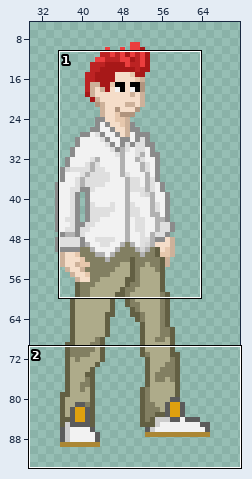
Two states of a sprite sheet, sprites/spr_player_stand/d5920777-85da-4934-abf5-fcc792353fb1.png. Above, an overview of the earlier version with the close-up marked.
Close-up. Old version:
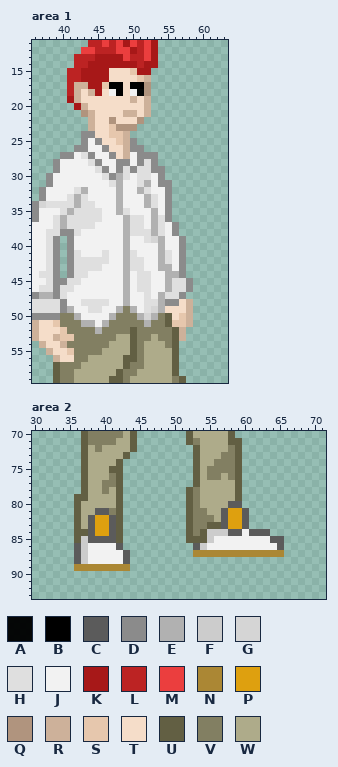
The file is 100x100 pixels. Pixels under 10% opacity are left out. Colours within 5 levels of each other are drawn and written as one. Shown: area 1: x 36..63, y 11..59; area 2: x 30..71, y 70..93. The wide view leaves out empty margins.
Palette (. is transparent): A #000000f6  B #000000  C #5b5b5b  D #8b8b8b  E #b1b1b1  F #cccccc  G #d5d5d5  H #dfdfdf  J #f2f2f2  K #a71818  L #bc2323  M #eb3e3e  N #ab8734  P #dea00f  Q #b0947e  R #cdb19a  S #e6c7ad  T #f5ddc9  U #625f43  V #827f62  W #aeab8a
Pixels before, area 1, first column x 36:
11 ........LLMLMKMLMK.....
12 .......MMLLLMMKLMK.....
13 ......LLLKKKKMLLMK.....
14 ......LLKKKKKKKLKK.....
15 .....LLKKKKTTTSKK......
16 .....LLKKKKTTTTSR......
17 .....LRRKKSBBTBBQ......
18 .....LRTRKTJBTJAQ......
19 .....KRTTTTTTTRTR......
20 ......KRTTTTTTTTR......
21 .......QRTTTTRRTR......
22 ........RTTQTTTQ.......
23 ........RTTSQQQ........
24 .......DDTTSSR.........
25 .......DJDTTSRD........
26 ......DDJJDTTRDD.......
27 ....DDJHDJJDTRJDDD.....
28 ...DJJJJHDJJDDJDHD.....
29 ...DJJJJJHDJDHDHHDD....
30 ..DJJJJJJJHDEHJHHJD....
31 ..DJJJJJJJJHEJJHEJDD...
32 .DJJJJHEJJJJEJJEHJJD...
33 .DJJJHEHJJJJEJJJEHJD...
34 DGHHHHEHHJJJEJJJEHJD...
35 DJJJHEHHHHJJEHJJJEJD...
36 DJJHEHHHHHJJJEHHJEHD...
37 JJJHEHHHHJJJJEHHJEHJD..
38 JJHHDDHJJJJJJEHHHEHJD..
39 JJHD.DJJJJJJJEJJHGEJJD.
40 JJHD.DJJJJJJJEJJJJEJJD.
41 JJHD.DHJJJHJJEHJJJEHJD.
42 JJHD.DHHHHHJJEHHJJEHJD.
43 JJHD.DHHHHJJJEHHJJEEJD.
44 JHHD.DHHJJJJJEJHHJJEED.
45 JJHDDHHJJJJJJEJHHJJEHHD
46 JHHDHHJJJJJJJEJHHJJEHHD
47 DEEDHJJJJJJJJEJJHJEHHD.
48 HHHHDJJHHHHJJEJJHHEDDTR
49 HHHHDEJJHHJJEVEJHGETTTR
50 DDDDVVEJJJJEVVVEGEVUTSR
51 RTTSVVVEEJEVVVVVEVVUSSR
52 RTTTSVVVVEVVVVUVVVVVUR.
53 RTTRSSVVVVVVWWUVVWVVUR.
54 .RTTRVVVVVVWWWUVWWWVU..
55 ..RTTSVVVVWWWWUVWWWWU..
56 ...RTTVVWWWWWUUVWWWWU..
57 ...UVVVWWWWWWUVVWWWWU..
58 ...UVVWWWWWWUVVWWWWWU..
59 ...UVVWWWWWUUVWWWWWWVU.
Pixels before, area 2, first column x 36:
70 .UVVVVVWU.......UWWWWWU.......
71 .UVVVVWWU.......UVWWWWUU......
72 .UWVWWWWU........UWWWWVU......
73 .UWWWWWU.........UWWWVVU......
74 .UWWWWU..........UWWVVVU......
75 .UWWWUU..........UWVVVVU......
76 .UWWWVU..........UWVVWVU......
77 .UWWVVU..........UWWWWWU......
78 .UWWVWU.........UVWWWWWU......
79 UUWWWWU.........UVWWWWWU......
80 UWWWWWU.........UVWWWWCC......
81 UWWCCVU.........UVVWWCPPC.....
82 UWCPPCU.........UVVVWCPPC.....
83 UWCPPCU.........UVVUUCPPC.....
84 UUCPPCU.........UVUFFFCCJCCC..
85 UFCCCCU.........UUUFJJJJJJJJCC
86 CFJJJJC..........CFJJJJJJJJJJC
87 CFJJJJJC.........NNNNNNNNNNNNN
88 CFJJJJJC......................
89 NNNNNNNN......................
The same view after the edit:
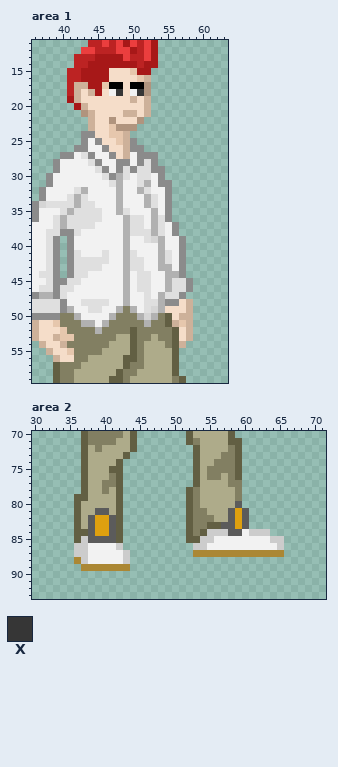
Colours new in this view: X #363636
Change:
Area 1:
There is now colour R in rows 52 to 53 at x 58; in row 54 at x 57.
The edit turns colour S into colour R in row 50 at x 57; in row 51 at x 56.
The edit turns colour R into colour T in rows 52 to 53 at x 57.
The edit turns colour A into colour X in row 18 at x 51.
The edit turns colour B into colour X in row 18 at x 48.
Area 2:
The edit turns colour P into colour C in rows 81 to 83 at x 58.
The edit turns colour C into colour F in row 84 at x 61 to 63; in row 85 at x 64 to 65; in row 86 at x 36, 42, 53 and 65; in row 87 at x 36 and 43; in row 88 at x 43.
The edit turns colour U into colour F in row 85 at x 54.
The edit turns colour C into colour N in row 88 at x 36.
The edit turns colour U into colour V in rows 77 to 79 at x 59.
The edit turns colour W into colour V in row 77 at x 58.
The edit turns colour C into colour W in row 80 at x 58; in rows 81 to 82 at x 57.
The edit turns colour V into colour W in row 81 at x 41.
Colour N is gone in row 89 at x 36.
Boxes around the changes in both close-ups, in picture pixels (x1, y1, x2, y2):
changed: (116, 89, 144, 96)
changed: (172, 313, 193, 348)
changed: (193, 480, 284, 550)
changed: (109, 508, 116, 515)
changed: (74, 543, 81, 571)
changed: (116, 543, 130, 564)
